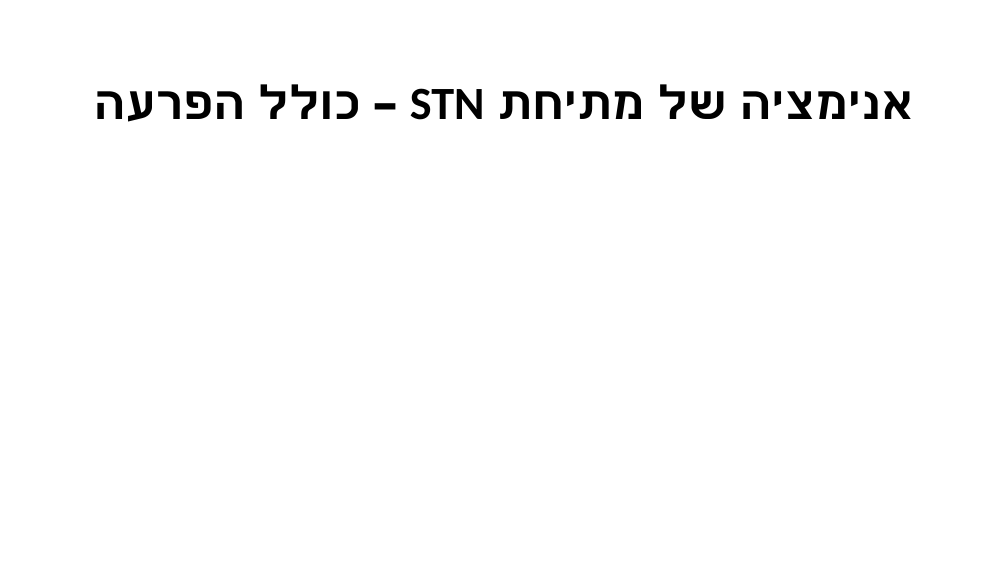
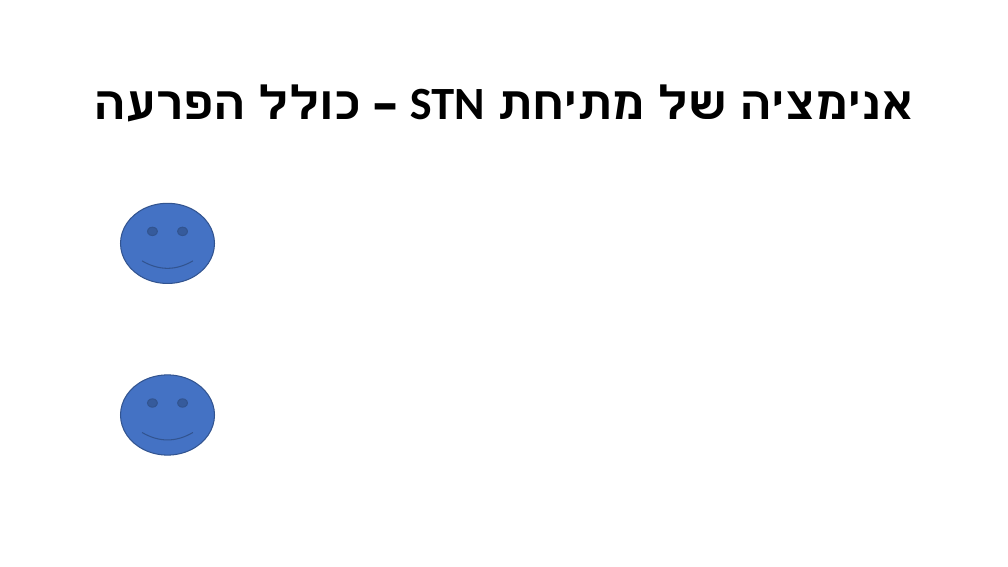
Before and after one commit to Cohen-Yoav/Project-A---Airport-Management, a slide deck: slide 6 of חומר עזר לפרויקט/project_A.pptx (slide 7 before the commit). Drawn at 1008x567 pixels with LibreOffice and Linux fonts; fonts in the diff are those of the drawing; background and template pictures are left out. Boxes give left, top, right and bottom in pixels: in the first picture for what was removed or moved away, otherwise in the second. Text is boxed around its words. In the diff, an @@ line names an element or a change of style, - is before the commit and + after.

```diff
--- a/חומר עזר לפרויקט/project_A.pptx
+++ b/חומר עזר לפרויקט/project_A.pptx
@@ smiley face added at <box>120,203,214,284</box>, fill #4472C4, outline #325491 1 pt @@
@@ smiley face added at <box>120,375,214,455</box>, fill #4472C4, outline #325491 1 pt @@
```
Also in this commit, not shown: 6 other slides changed, 1 slide added, 2 slides removed.
